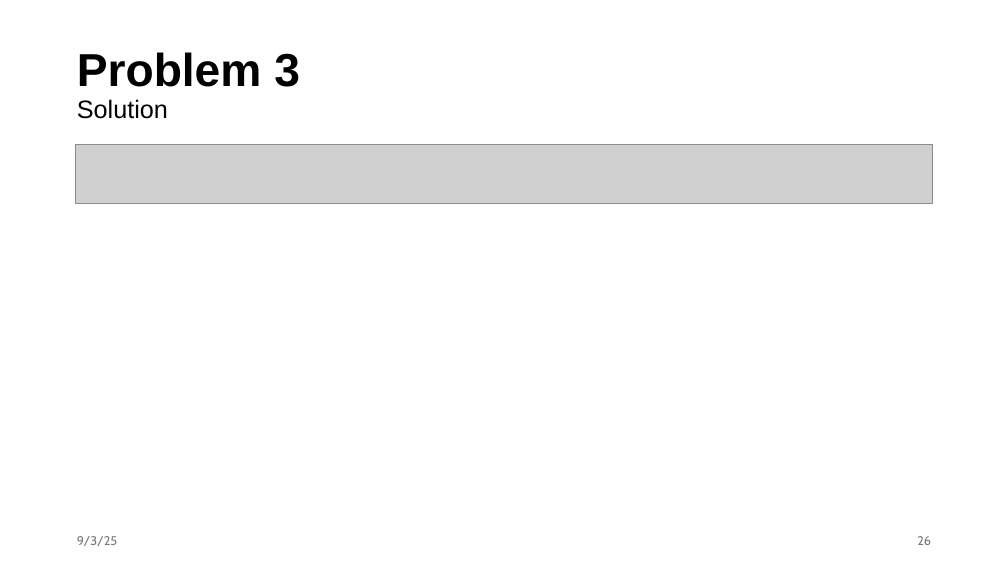
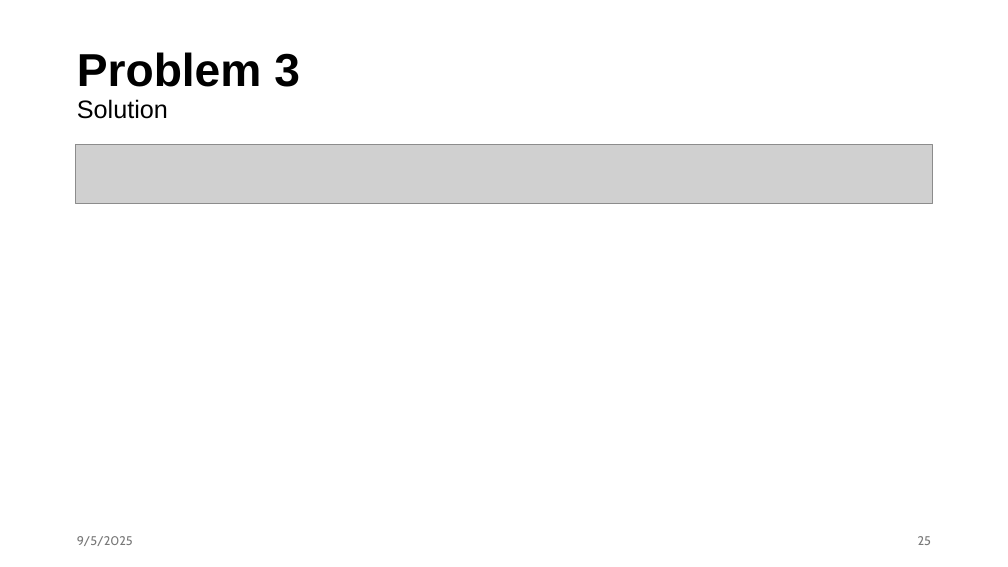
Before and after one commit to kenzhu2000/kenzhu2000.github.io, a slide deck: slide 25 of cse3302/t3.pptx (slide 26 before the commit). Drawn at 1008x567 pixels with LibreOffice and Linux fonts; fonts in the diff are those of the drawing; grey boxes stand for pictures. Boxes give left, top, right and bottom in pixels: in the first picture for what was removed or moved away, otherwise in the second. Text is boxed around its words. In the diff, an @@ line names an element or a change of style, - is before the commit and + after.

```diff
--- a/cse3302/t3.pptx
+++ b/cse3302/t3.pptx
@@ text at (x1=77, y1=536, x2=133, y2=546): text changed @@
-9/3/25
+9/5/2025
@@ page number at (x1=918, y1=536, x2=931, y2=545): text changed @@
-26
+25
```
Also in this commit, not shown: 23 other slides changed, 1 slide removed, 1 other file.
